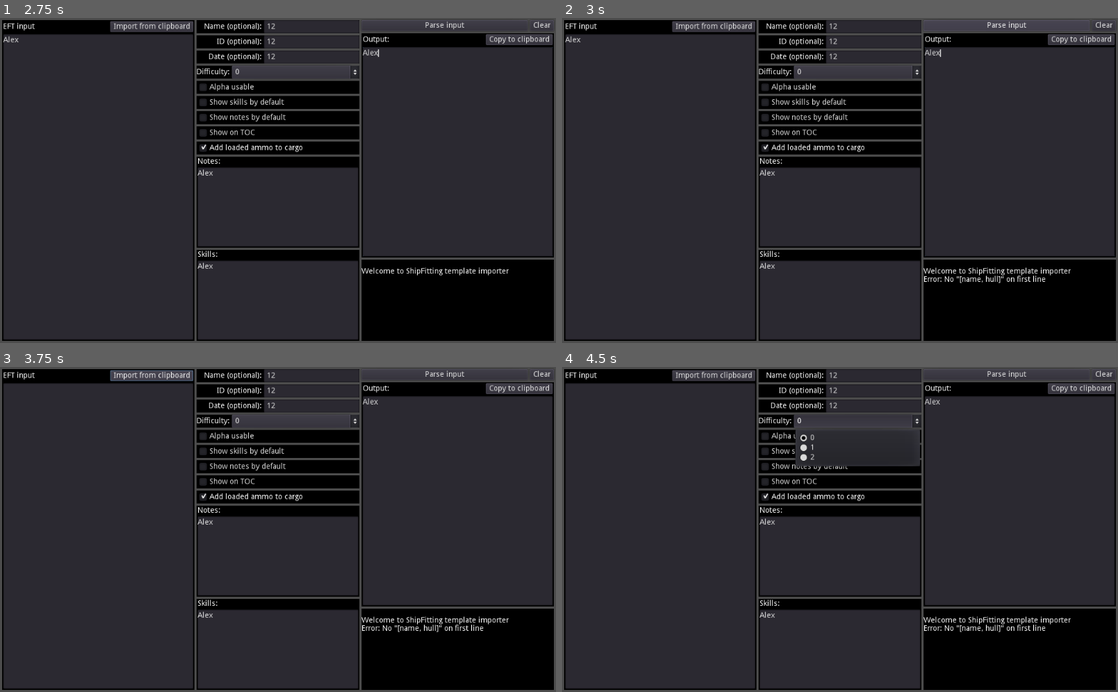
Above: before the commit, frames 1-4 (two rows, left to right).
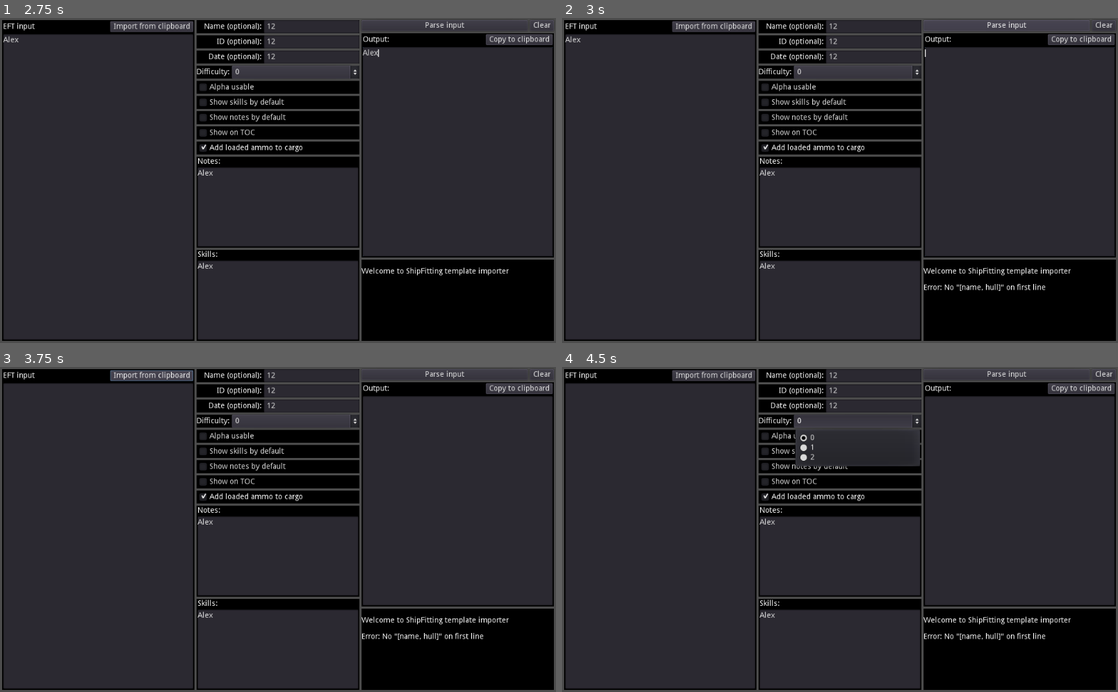
Above: after the commit, the same moments.

Repository: Hirmuolio/ShipFitting-template-creator
Game: Godot game, scene res://main.tscn
Same seed, same stepped clock (60 frames per second), same inputs: the game is played once before the commit and once after it.
Inputs (mouse positions are in pixels of both pictures, inside the frame that each line leads up to):
- Up to frame 1 (2.75 s): click (100, 187) at 0.52 s; type "Alex" at 0.6 s; click (311, 27) at 0.75 s; type "12" at 0.83 s; click (311, 40) at 0.98 s; type "12" at 1.07 s; click (311, 57) at 1.27 s; type "12" at 1.35 s; click (278, 206) at 1.5 s; type "Alex" at 1.58 s; click (278, 300) at 1.73 s; type "Alex" at 1.82 s; click (455, 151) at 2.02 s; type "Alex" at 2.1 s
- Up to frame 2 (3 s): click "Parse input" at 2.75 s
- Up to frame 3 (3.75 s): click "Import from clipboard" at 3.5 s
- Up to frame 4 (4.5 s): click "0" at 4.25 s

Frame 1 is identical in both runs. In frame 2, 0.4% of the frame differs, in the area x 65-87%, y 9-84%; in frame 3, 0.4%; in frame 4, 0.4%.
Error in both runs: Trying to assign value of type 'Nil' to a variable of type 'Dictionary'. (res://main.gd:47)

Commit message:
Add files via upload

Diff:
--- a/main.gd
+++ b/main.gd
@@ -226,7 +226,8 @@
 					abort = true
 					return
 		else:
-			log_message( "Error: Failed to get type ID for any of the items." )
+			log_message( "Error: Failed to get type ID of the following items:" )
+			log_message(  str(reduced_names) )
 			abort = true
 			return
 
@@ -276,6 +277,8 @@
 	esi_caller.queue_free()
 
 func parse_input():
+	log_message( "" )
+	output_node.set_contents( "" )
 	abort = false
 	var input_node : Node = eft_node.get_node( "VBoxContainer/TextEdit" )
 
